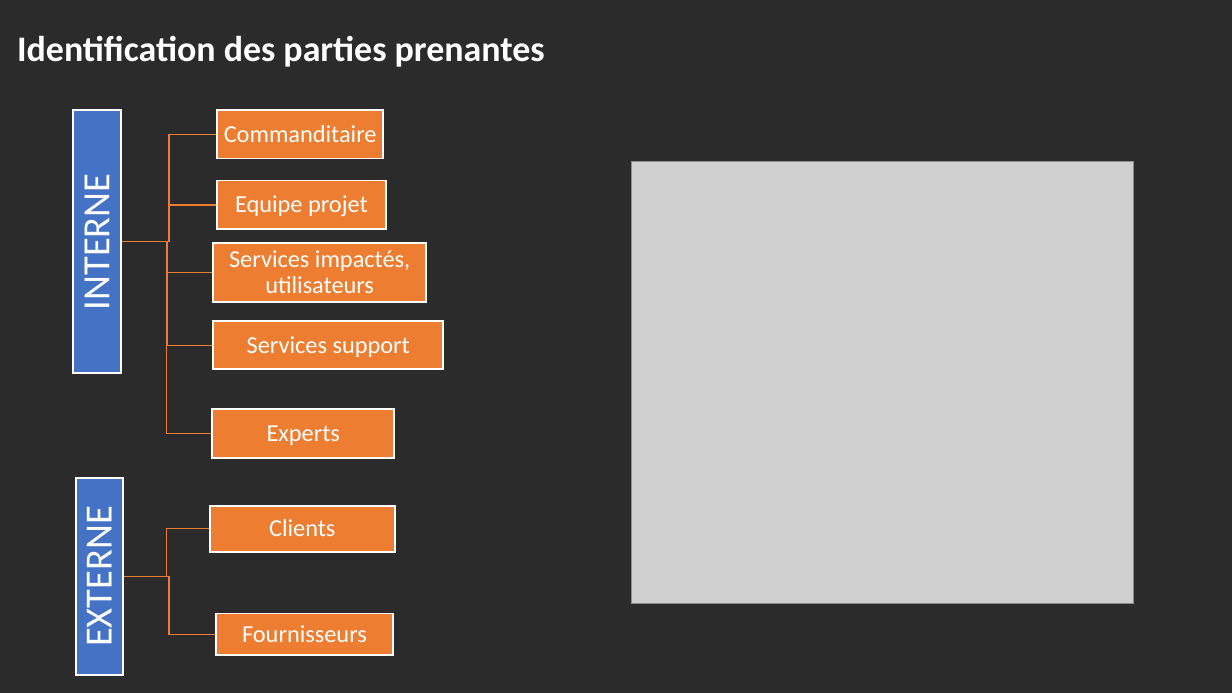
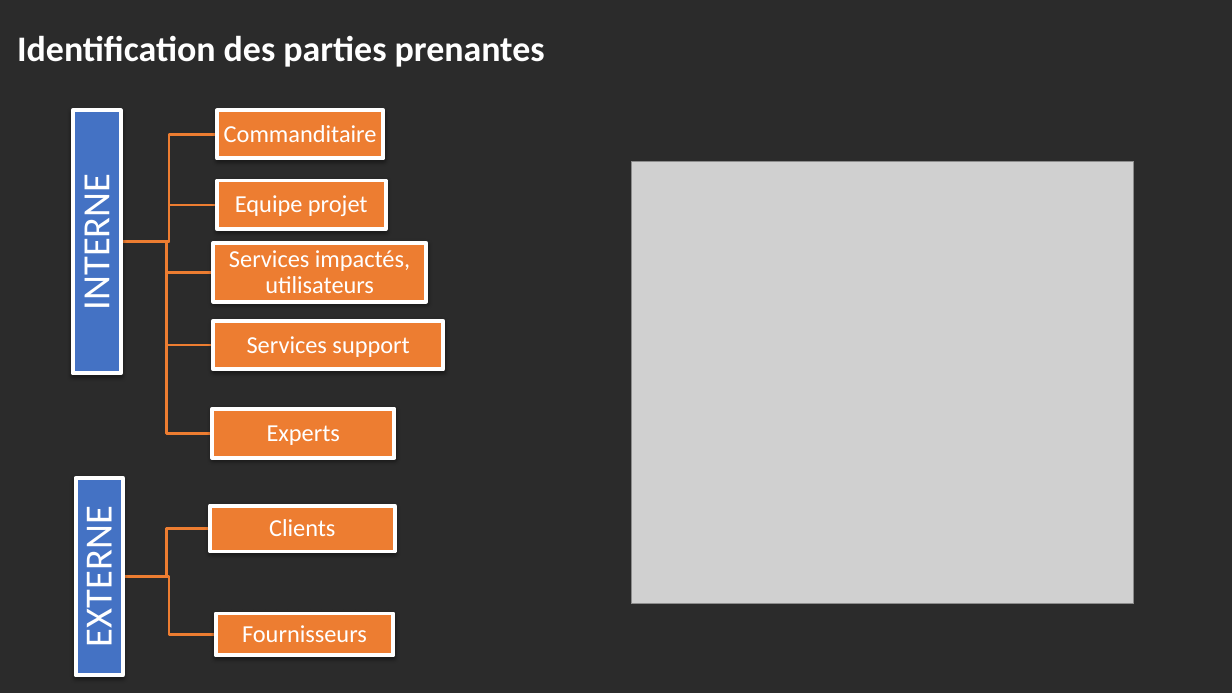
Before and after one commit to Sag64/PFR, a slide deck: slide 9 of Livrable1/Présentationpfr [Enregistrement automatique].pptx. Drawn at 1232x693 pixels with LibreOffice and Linux fonts; fonts in the diff are those of the drawing; grey boxes stand for pictures; background and template pictures are left out; a plain dark background stands for a picture behind light text. Boxes give left, top, right and bottom in pixels: in the first picture for what was removed or moved away, otherwise in the second. Text is boxed around its words. In the diff, an @@ line names an element or a change of style, - is before the commit and + after.

```diff
--- a/Livrable1/Présentationpfr [Enregistrement automatique].pptx
+++ b/Livrable1/Présentationpfr [Enregistrement automatique].pptx
@@ rectangle "INTERNE" at (73,110,121,374): fill none to #4472C4; outline none to #FFFFFF 3 pt; shadow on @@
@@ freeform shape at (121,135,217,242): outline #ED7D31 1 pt to #ED7D31 2 pt @@
@@ freeform shape at (121,242,213,433): outline #ED7D31 1 pt to #ED7D31 2 pt @@
@@ 7 rectangles: place and size @@
-7 rectangles at (73,125,410,643)
+7 rectangles at (73,110,444,676)
@@ rectangle "EXTERNE" at (75,478,122,676): fill none to #4472C4; outline none to #FFFFFF 3 pt; shadow on @@
@@ fill none to #ED7D31; outline none to #FFFFFF 3 pt; shadow on in 5 elements at (217,110,384,158), (217,180,386,229), (213,321,444,370), (210,506,395,552), (215,614,393,655) @@
@@ group removed at (73,110,444,675): 7 rectangles @@
```
Also in this commit, not shown: 7 other slides changed, 2 slides added.
